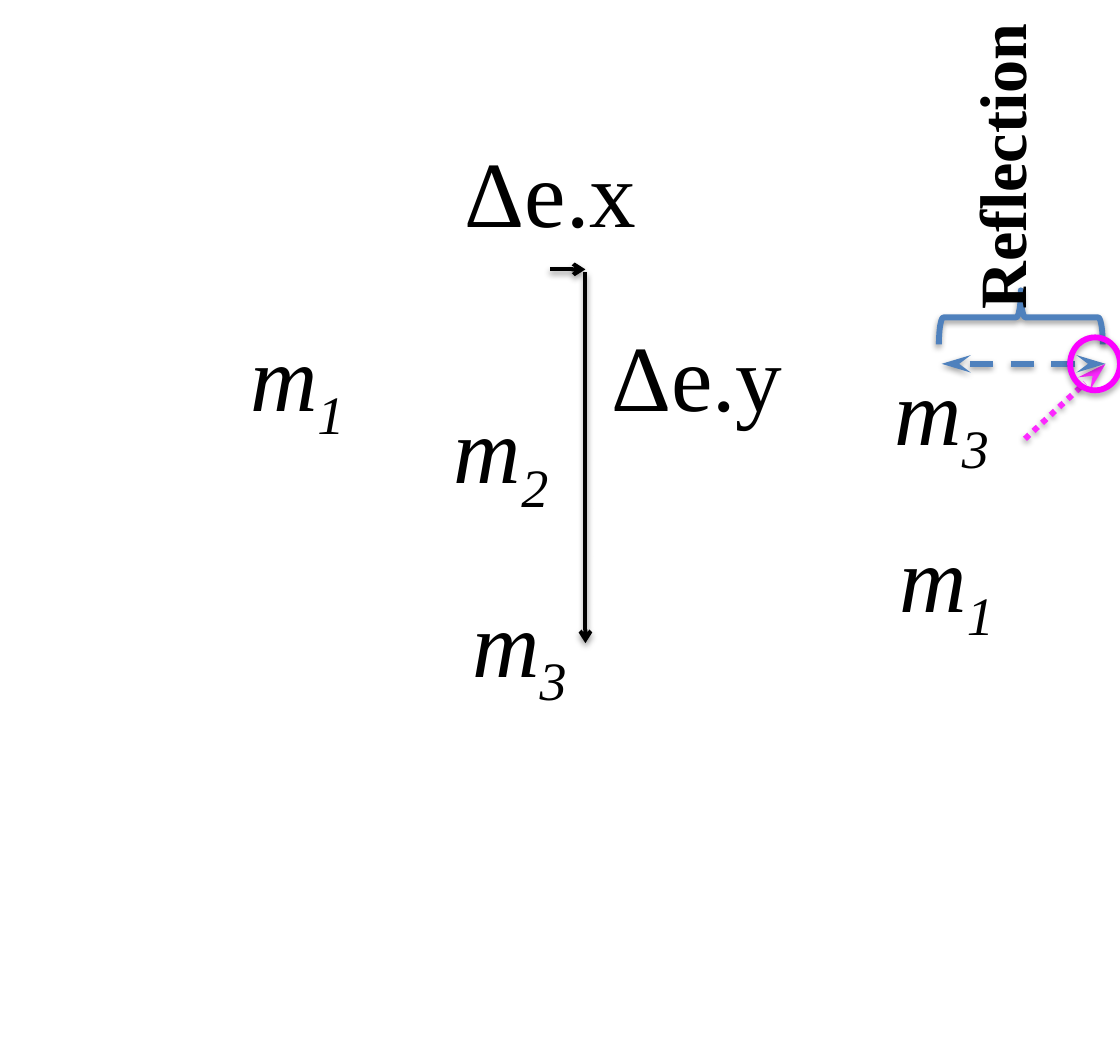
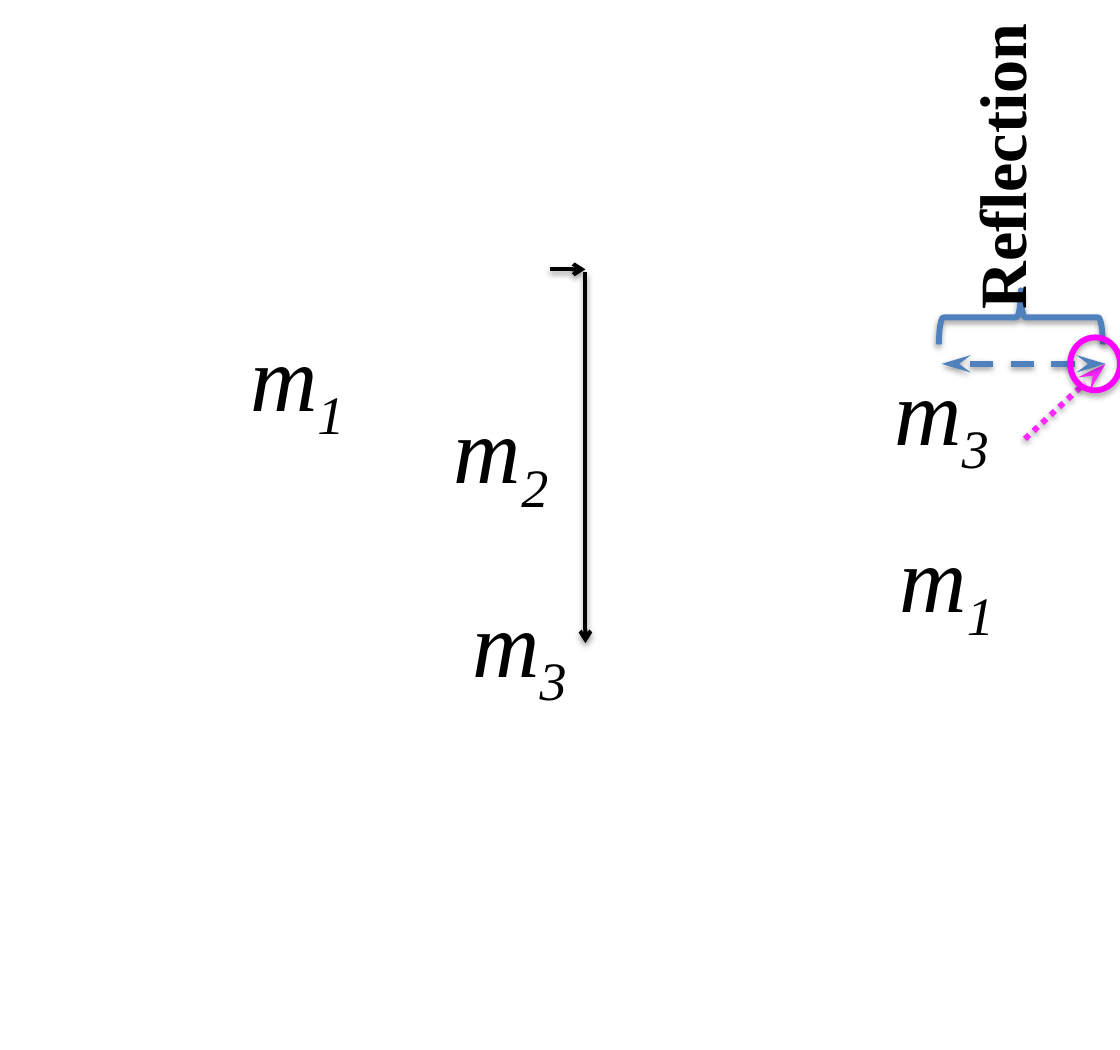
Before and after one commit to aabecker/SwarmPublications, a slide deck: slide 1 of journalWallFriction/pictures/pdf/Reflection.pptx. Drawn at 1120x1050 pixels with LibreOffice and Linux fonts; fonts in the diff are those of the drawing; background and template pictures are left out. Boxes give left, top, right and bottom in pixels: in the first picture for what was removed or moved away, otherwise in the second. Text is boxed around its words. In the diff, an @@ line names an element or a change of style, - is before the commit and + after.

```diff
--- a/journalWallFriction/pictures/pdf/Reflection.pptx
+++ b/journalWallFriction/pictures/pdf/Reflection.pptx
@@ text removed at box(465, 165, 636, 229) @@
-Δe.x
@@ text removed at box(611, 349, 782, 428) @@
-Δe.y
```
Also in this commit, not shown: 40 other files.
